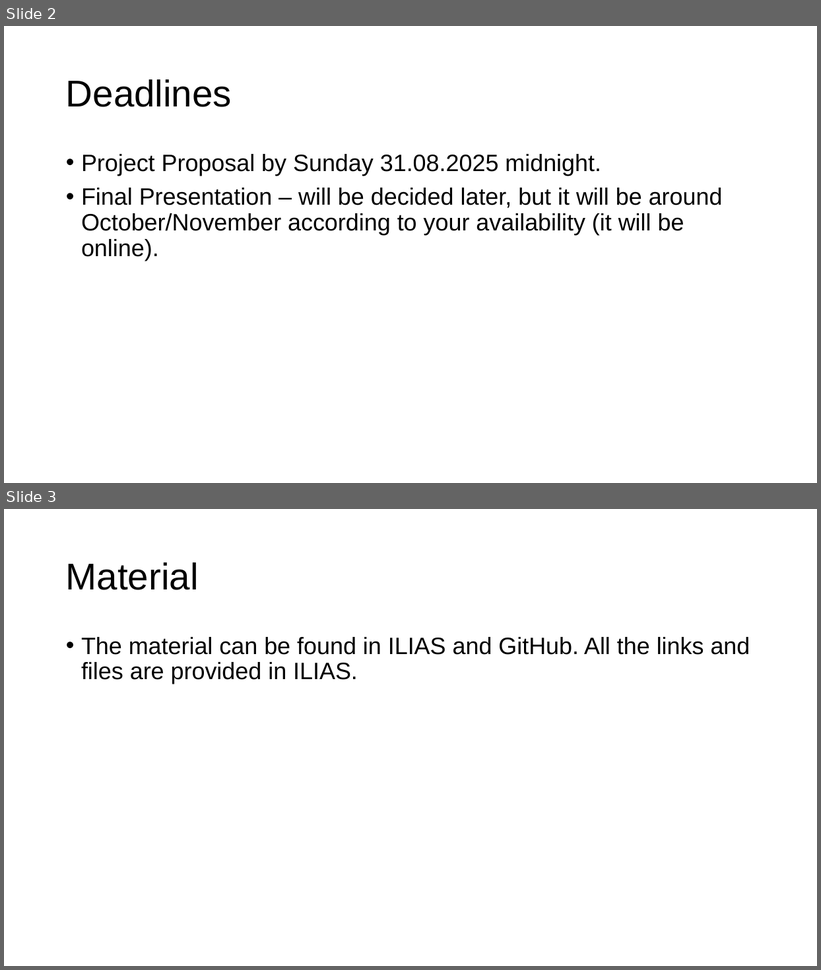
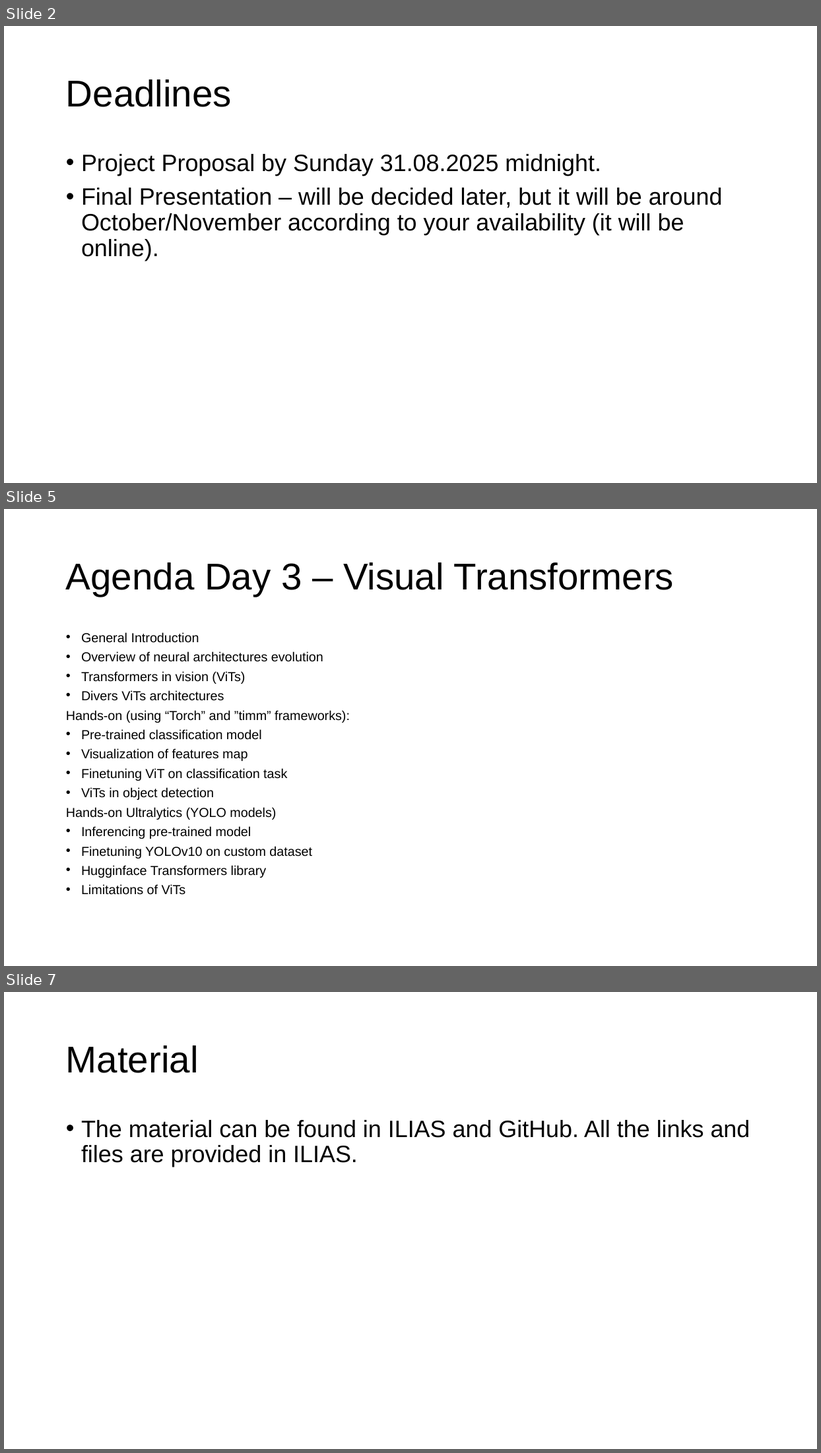
Before and after one commit to michelucci/HSLU-CV-Blockweek-Aug-2025, a slide deck: CV-Blockweek-Administration.pptx. Shown one above the other, each under a label of ours: slides 2 and 3 before the commit, slides 2, 5 and 7 after it; the slides between them are not shown. The pictures are 821x970 and 821x1453 pixels, drawn with LibreOffice and Linux fonts; fonts in the diff are those of the drawing; background and template pictures are left out. Boxes give left, top, right and bottom in pixels: in the first picture for what was removed or moved away, otherwise in the second. Text is boxed around its words. In the diff, an @@ line names an element or a change of style, - is before the commit and + after.

```diff
--- a/CV-Blockweek-Administration.pptx
+++ b/CV-Blockweek-Administration.pptx
@@ slide 5 added at bbox=[4, 509, 817, 966], background #FFFFFF @@
@@ title added at bbox=[66, 562, 674, 596], 44 pt, text #000000 @@
+Agenda Day 3 – Visual Transformers
@@ text added at bbox=[66, 632, 350, 895], 15.4 pt, text #000000 @@
+• General Introduction
+• Overview of neural architectures evolution
+• Transformers in vision (ViTs)
+• Divers ViTs architectures
+Hands-on (using “Torch” and ”timm” frameworks):
+• Pre-trained classification model
+• Visualization of features map
+• Finetuning ViT on classification task
+• ViTs in object detection
+Hands-on Ultralytics (YOLO models)
+• Inferencing pre-trained model
+• Finetuning YOLOv10 on custom dataset
+• Hugginface Transformers library
+• Limitations of ViTs
@@ what was slide 3 is now slide 7 @@
```
Also in this commit, not shown: 3 other slides added.
